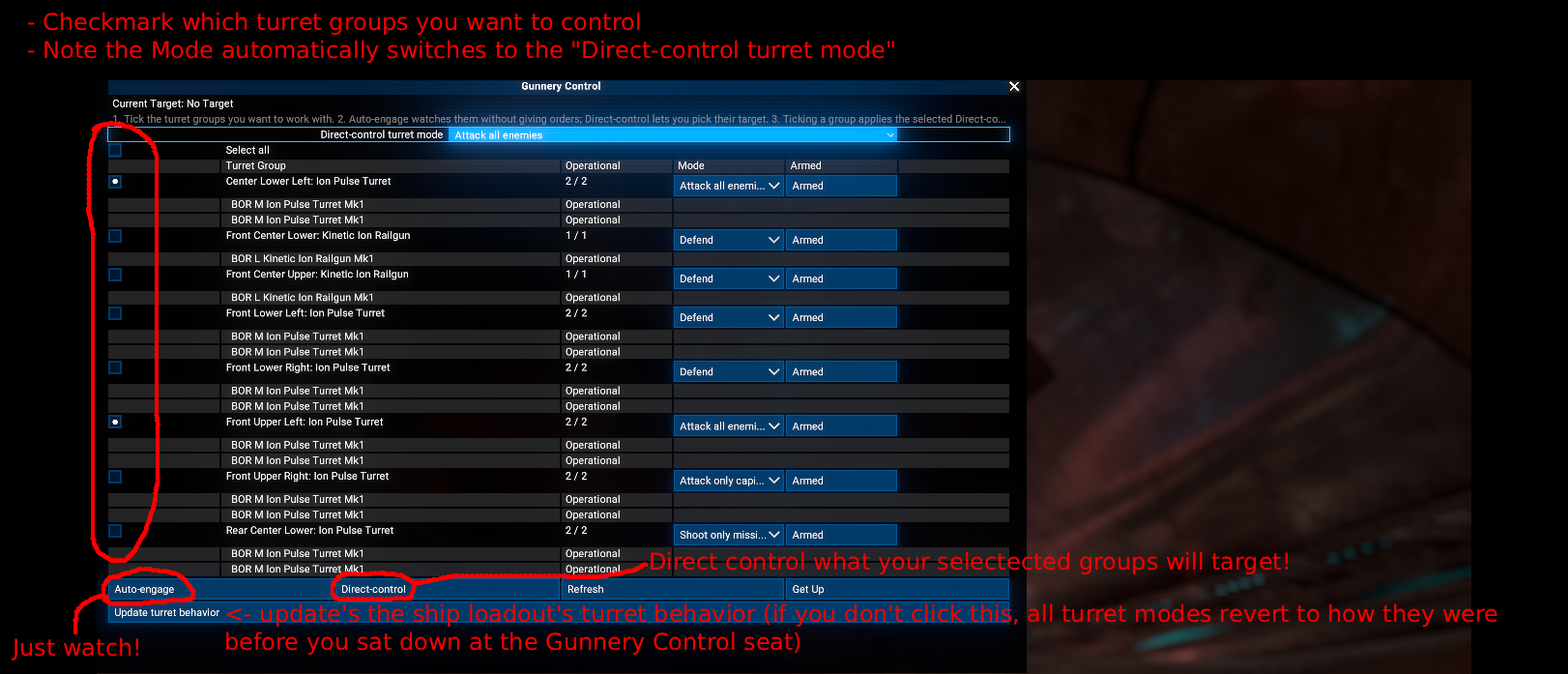
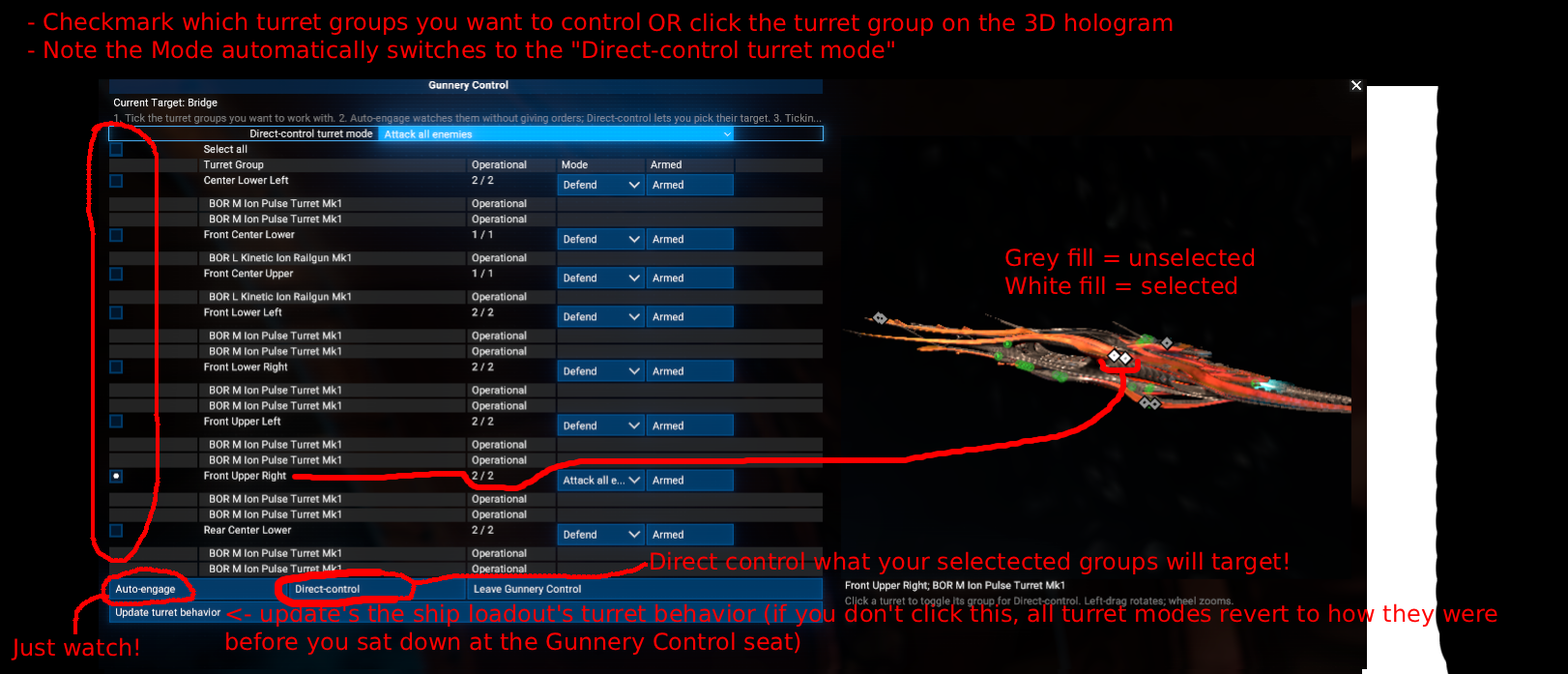
Revision of a layered (1568, 674) image; what changed, layer by layer:
painted on "Direct control what your selecte" over bbox(274, 568, 399, 608)
added layer "OR click the turret group on the" above "Grey fill = unselected White fil" over bbox(648, 12, 1173, 36)
added layer "Grey fill = unselected White fil" above "Step1" over bbox(1004, 247, 1255, 295)
painted on "Step1" over bbox(291, 358, 1141, 492)
hid "Background" over bbox(96, 12, 1472, 674)
added layer "Layer 3" above "Layer 2" over bbox(98, 79, 1367, 669)
added layer "Layer 2" above "Layer 1" over bbox(104, 79, 1363, 674)
